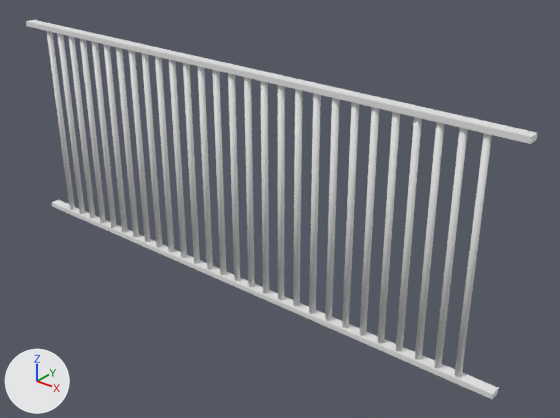
The Blender file PennStation/Details/Fence2.blend as it was, and as the next commit left it.
Camera for both pictures: a 50 mm lens placed at (4.44, -4.78, 4.06), pointed at (0.45, 0.21, 0.96). Arrows for +X, +Y and +Z are at lower left; the lights stay in place.
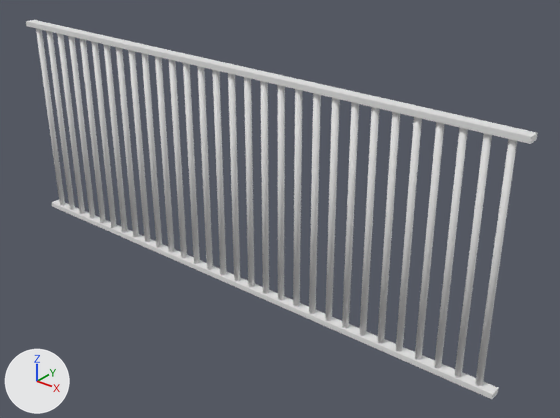
Boxes [x1, y1, x2, y2] around the edits, measured in the pictures (560 x 418 px):
'Cylinder', moved, modifiers changed
    before: [46, 31, 492, 377]
    after: [36, 28, 517, 386]

Patch to the scene script:
```diff
--- a/PennStation/Details/Fence2.blend.py
+++ b/PennStation/Details/Fence2.blend.py
@@ ob_cylinder @@
 ob_cylinder = bpy.data.objects.new('Cylinder', me_cylinder)
-ob_cylinder.location = (2.43, 0.0, 1.202)
+ob_cylinder.location = (2.61, 0.0, 1.202)
 _m = ob_cylinder.modifiers.new('Array', 'ARRAY')
-_m.count = 28
+_m.count = 30
 _m.use_constant_offset = True
```
